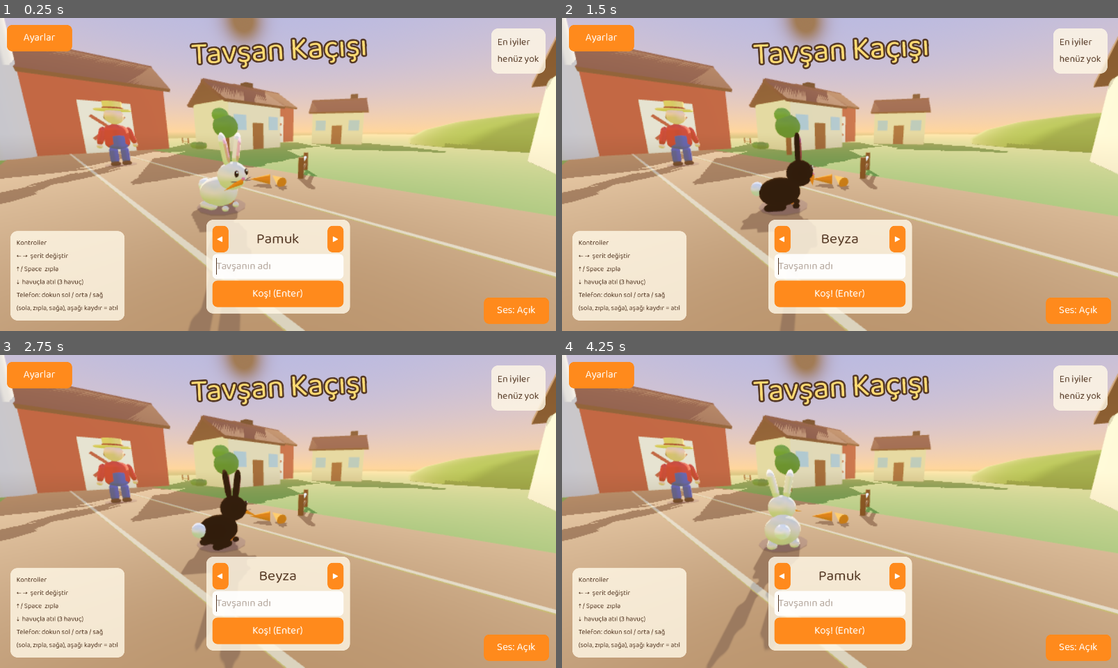
Above: before the commit, frames 1-4 (two rows, left to right).
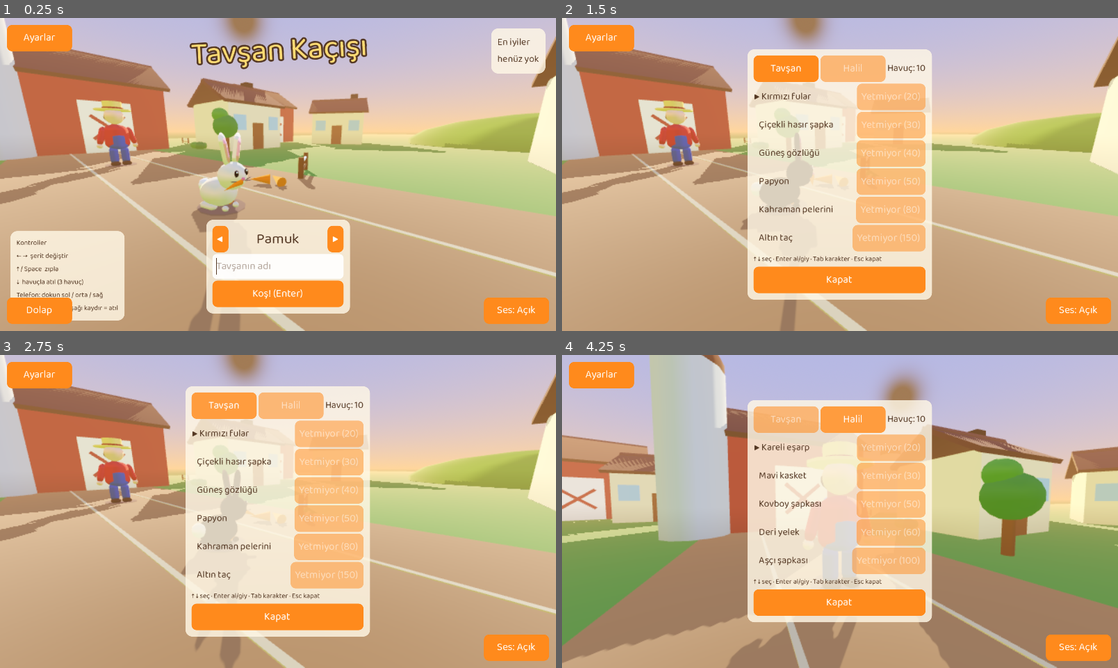
Above: after the commit, the same moments.

Repository: spambotuu3-pixel/tavsan-kacisi
Game: Godot game, scene res://main.tscn
The game is run twice, just before and just after one commit, with the same random seed, the same clock (stepped at 60 frames per second) and the same inputs.
Inputs (mouse positions are in pixels of both pictures, inside the frame that each line leads up to):
- Up to frame 1 (0.25 s): no input
- Up to frame 2 (1.5 s): click "◀" at 0.5 s; click (600, 312) at 1.25 s, where only the run after the commit has a clickable "Dolap"
- Up to frame 3 (2.75 s): click (222, 405) at 2 s, where only the run after the commit has a clickable "Tavşan"
- Up to frame 4 (4.25 s): click (895, 577) at 2.75 s, where only the run before the commit has a clickable "▶"; click (851, 405) at 3.5 s, where only the run after the commit has a clickable "Halil"

The runs differ from the first frame. In frame 1, 1.0% of the frame differs, in the area x 1-13%, y 89-98%; in frame 2, 33%; in frame 3, 33%; in frame 4, 78%, in the area x 0-100%, y 0-100%.

Commit message:
Kıyafet dolabı, havuç kumbarası, bitiş/duraklat Menü düğmesi
Co-Authored-By: Claude Sonnet 5.5 <noreply@anthropic.com>

Diff:
--- a/oyun/dolap.gd
+++ b/oyun/dolap.gd
@@ -1,12 +1,17 @@
 extends CanvasLayer
 # Kıyafet dolabı (PLAN-canlilik-dolap.md K1/K3). Şimdilik ekonomi: havuç cüzdanı, satın alma, giyme ve kayıt.
 # Fonksiyonlar katalogu parametre alır (oyunda M.OUTFITS, testte küçük bir sözlük): {id: {ad, kime, fiyat, yuva, ...}}.
-# Durum: {havuc: int, alinan: [id], giyili: {"tavsan": {yuva: id}, "halil": {yuva: id}}}. Panel K3'te gelecek.
+# Durum: {havuc: int, alinan: [id], giyili: {"tavsan": {yuva: id}, "halil": {yuva: id}}}.
+# Panel: main.gd menüdeki "Dolap" düğmesiyle kurar (setup); değişince changed(kime), kapanınca closed yayar.
+
+signal changed(who: String)
+signal closed
 
 const Secim := preload("res://secim.gd")
 const START_GIFT := 10  # ilk açılışta hediye
 const WIN_HAVUC := 10   # yuvaya varınca ek
 const WHO := ["tavsan", "halil"]
+const WHO_AD := {tavsan = "Tavşan", halil = "Halil"}
 
 
 static func empty_state(havuc: int) -> Dictionary:
@@ -58,16 +63,16 @@
 	var st := empty_state(maxi(havuc, 0) if havuc is int else START_GIFT)
 	if alinan is Array:
 		for id in alinan:
-			if id is String and cat.has(id) and not id in st.alinan:
-				st.alinan.append(id)
+			if (id is String or id is StringName) and cat.has(id) and not String(id) in st.alinan:  # katalog anahtarları StringName
+				st.alinan.append(String(id))
 	for who in WHO:
 		var g = giyili.get(who)
 		if not g is Dictionary:
 			continue
 		for yuva in g:
 			var id = g[yuva]
-			if id is String and id in st.alinan and cat[id].kime == who and cat[id].yuva == yuva:
-				st.giyili[who][yuva] = id
+			if (id is String or id is StringName) and String(id) in st.alinan and cat[id].kime == who and cat[id].yuva == yuva:
+				st.giyili[who][String(yuva)] = String(id)
 	return st
 
 
@@ -89,3 +94,168 @@
 	var after := wallet_after(maxi(cur, 0) if cur is int else START_GIFT, earned(carrots_total, won))
 	Secim.save("cuzdan", {havuc = after})
 	return after
+
+
+# Giyili kıyafetleri modele ekler: gizle renkli temel parçalar çıkar, kıyafet parçaları sona eklenir.
+# rig ({grup: [eklem, [indeks]]}) yeni indekslere taşınır; eklem adı rig'de varsa kıyafet o eklemle oynar. Kaynaklar değişmez.
+static func dress(parts: Array, rig: Dictionary, ids: Array, cat: Dictionary) -> Array:
+	var hide := []
+	for id in ids:
+		hide.append_array(cat[id].get("gizle", []))
+	var out := []
+	var moved := {}  # eski indeks -> yeni
+	for i in parts.size():
+		if not parts[i][1] in hide:
+			moved[i] = out.size()
+			out.append(parts[i])
+	var r := {}
+	for g in rig:
+		r[g] = [rig[g][0], rig[g][1].filter(func(i): return moved.has(i)).map(func(i): return moved[i])]
+	for id in ids:
+		var g = cat[id].get("eklem")
+		for pt in cat[id].parts:
+			if r.has(g):
+				r[g][1].append(out.size())
+			out.append(pt)
+	for g in r.keys():
+		if r[g][1].is_empty():  # tüm parçaları gizlenen grup eklem olmasın
+			r.erase(g)
+	return [out, r]
+
+
+static func worn(st: Dictionary, who: String) -> Array:
+	return st.giyili[who].values()
+
+
+# Liste satırındaki düğme yazısı.
+static func label_for(st: Dictionary, id: String, cat: Dictionary) -> String:
+	if st.giyili[cat[id].kime].get(cat[id].yuva) == id:
+		return "Çıkar"
+	if id in st.alinan:
+		return "Giy"
+	return ("Al (%d)" if can_buy(st, id, cat) else "Yetmiyor (%d)") % cat[id].fiyat
+
+
+# Tek tık: giyiliyse çıkar, alınmışsa giy, alınabiliyorsa al ve giy; yetmiyorsa değişmez.
+static func act(st: Dictionary, id: String, cat: Dictionary) -> Dictionary:
+	if st.giyili[cat[id].kime].get(cat[id].yuva) == id:
+		return unequip(st, id, cat)
+	return equip(buy(st, id, cat), id, cat)
+
+
+# --- Panel ---
+
+var st: Dictionary
+var cat: Dictionary
+var who := "tavsan"
+var sel := 0
+var rows: VBoxContainer
+var money: Label
+var tab_btns := {}
+
+
+func setup(state: Dictionary, catalog: Dictionary, th: Theme) -> void:
+	st = state
+	cat = catalog
+	var c := CenterContainer.new()
+	c.theme = th
+	c.set_anchors_preset(Control.PRESET_FULL_RECT)
+	c.mouse_filter = Control.MOUSE_FILTER_IGNORE
+	add_child(c)
+	var pc := PanelContainer.new()
+	c.add_child(pc)
+	var col := VBoxContainer.new()
+	pc.add_child(col)
+	var top := HBoxContainer.new()
+	col.add_child(top)
+	for w in WHO:
+		tab_btns[w] = button(WHO_AD[w], show_tab.bind(w))
+		top.add_child(tab_btns[w])
+	money = Label.new()
+	money.size_flags_horizontal = Control.SIZE_EXPAND_FILL
+	money.horizontal_alignment = HORIZONTAL_ALIGNMENT_RIGHT
+	top.add_child(money)
+	rows = VBoxContainer.new()
+	col.add_child(rows)
+	var hint := Label.new()
+	hint.text = "↑ ↓ seç · Enter al/giy · Tab karakter · Esc kapat"
+	hint.add_theme_font_size_override("font_size", 16)
+	col.add_child(hint)
+	col.add_child(button("Kapat", close))
+	refresh()
+
+
+func button(text: String, on_press: Callable) -> Button:
+	var b := Button.new()
+	b.text = text
+	b.focus_mode = Control.FOCUS_NONE
+	b.custom_minimum_size = Vector2(150, 52)  # parmak hedefi
+	b.pressed.connect(on_press)
+	return b
+
+
+func ids() -> Array:
+	var out := cat.keys().filter(func(id): return cat[id].kime == who)
+	out.sort_custom(func(a, b): return cat[a].fiyat < cat[b].fiyat)
+	return out
+
+
+func show_tab(w: String) -> void:
+	who = w
+	sel = 0
+	changed.emit(w)  # önizleme kamerası bu karaktere geçsin
+	refresh()
+
+
+func refresh() -> void:
+	money.text = "Havuç: %d" % st.havuc
+	for w in tab_btns:
+		tab_btns[w].modulate.a = 1.0 if w == who else 0.55
+	for r in rows.get_children():
+		r.free()
+	var list := ids()
+	for i in list.size():
+		var id: String = list[i]
+		var row := HBoxContainer.new()
+		rows.add_child(row)
+		var name := Label.new()
+		name.text = ("▶ " if i == sel else "   ") + cat[id].get("ad", id)
+		name.size_flags_horizontal = Control.SIZE_EXPAND_FILL
+		row.add_child(name)
+		var b := button(label_for(st, id, cat), pick.bind(i))
+		b.modulate.a = 0.5 if label_for(st, id, cat).begins_with("Yetmiyor") else 1.0
+		row.add_child(b)
+
+
+func pick(i: int) -> void:
+	sel = i
+	var id: String = ids()[i]
+	var after := act(st, id, cat)
+	if after != st:
+		st = after
+		save_state(st)
+		changed.emit(who)
+	refresh()
+
+
+func close() -> void:
+	closed.emit()
+	queue_free()
+
+
+func _input(e: InputEvent) -> void:
+	if not e.is_pressed() or e.is_echo():
+		return
+	var n := ids().size()
+	if e.is_action_pressed("ui_up") or e.is_action_pressed("ui_down"):
+		sel = wrapi(sel + (-1 if e.is_action_pressed("ui_up") else 1), 0, n)
+		refresh()
+	elif e.is_action_pressed("ui_accept") and n > 0:
+		pick(sel)
+	elif e.is_action_pressed("ui_focus_next"):  # Tab
+		show_tab(WHO[(WHO.find(who) + 1) % WHO.size()])
+	elif e.is_action_pressed("ui_cancel"):
+		close()
+	else:
+		return
+	get_viewport().set_input_as_handled()
--- a/oyun/kalite/senaryo.gd
+++ b/oyun/kalite/senaryo.gd
@@ -6,6 +6,9 @@
 const Secim := preload("res://secim.gd")
 const Main := preload("res://main.gd")
 const Ses := preload("res://ses.gd")
+const Dolap := preload("res://dolap.gd")
+const M := preload("res://modeller.gd")
+const DOLAP_MENU := ["dolap_al", "dolap_yetersiz", "bozuk_dolap_cfg"]  # menüde kalır, koşu başlatmaz
 const END_FRAME := 690
 const SOFRA_END_FRAME := 1000  # kazan_sofra: giriş + en çok 10 sn şölen kendiliğinden bitmeli
 const NAMES := {isim_bos = "", isim_uzun = "Çok-uzun-bir-isim-123", isim_turkce = "Şeker Ğığİ"}
@@ -33,8 +36,22 @@
 	match ad:  # senaryo kendi koşulunu kurar, dışarıdaki betiğe güvenmez
 		"bozuk_cfg": write_cfg("[secim\nskin = = ][[[ çöp")
 		"skor_bos", "ayar_paneli": write_cfg("")  # ayar_paneli ayarları değiştirir: temiz başlar, sonunda temizler
+		"dolap_al": write_cfg("[cuzdan]\nhavuc=100\n")
+		"dolap_yetersiz": write_cfg("[cuzdan]\nhavuc=0\n")
+		"bozuk_dolap_cfg": write_cfg('[cuzdan]\nhavuc="çok"\n[dolap]\nalinan=[1, "yok", "t_tac", "t_tac"]\ngiyili_tavsan={"bas": "h_kovboy", "yuz": 3}\ngiyili_halil=5\n')
+		"kiyafetle_kos": wear_all()
 		"skor_dolu": write_cfg('[skor]\nliste=[%s]\n' % ", ".join(range(5).map(func(i): return '{"isim": "K%d", "puan": %d}' % [i, 900 - i * 10])))
 	change_scene_to_file("res://main.tscn")
+
+
+# Her karakterin her yuvasına bir kıyafet giydirilmiş kayıt (tüm kıyafetler alınmış).
+func wear_all() -> void:
+	write_cfg("")
+	var st := Dolap.empty_state(0)
+	for id in M.OUTFITS:
+		st.alinan.append(String(id))
+		st = Dolap.equip(st, id, M.OUTFITS)
+	Dolap.save_state(st)
 
 
 func write_cfg(text: String) -> void:
@@ -53,7 +70,9 @@
 	var m = current_scene
 	if m == null:
 		return false
-	if ad != "menu" and f == 30:  # menüden başla (isim senaryolarında önce ismi yaz)
+	if ad in DOLAP_MENU:
+		dolap_test(m)
+	elif ad != "menu" and f == 30:  # menüden başla (isim senaryolarında önce ismi yaz)
 		var menu = m.get_children().filter(func(c): return c is Secim)
 		if menu.is_empty():
 			return fail("menü açılmadı")
@@ -76,7 +95,7 @@
 		ayar_test(m)
 	if f == 32:
 		key(KEY_ENTER, false)
-	if f == 60 and ad != "menu":
+	if f == 60 and ad != "menu" and not ad in DOLAP_MENU:
 		key(KEY_SPACE, true)  # açılışı atla
 	if f == 62:
 		key(KEY_SPACE, false)
@@ -294,8 +313,56 @@
 	Input.parse_input_event(e)
 
 
+# Menüde dolabı aç, sırayla: Enter (en ucuz tavşan kıyafeti), Tab (Halil), Enter, Esc. Tuşlar gerçek girdi yolundan.
+func dolap_test(m) -> void:
+	match f:
+		30: m.open_dolap()
+		40: key(KEY_ENTER, true)
+		50: key(KEY_TAB, true)
+		60: key(KEY_ENTER, true)
+		70: key(KEY_ESCAPE, true)
+	if f in [42, 52, 62, 72]:
+		for k in [KEY_ENTER, KEY_TAB, KEY_ESCAPE]:
+			key(k, false)
+
+
+func dolap_check(m) -> String:
+	var st: Dictionary = Dolap.load_state(M.OUTFITS)
+	if m.dolap_st != st:
+		return "oyundaki dolap durumu kayıtla aynı değil"
+	if not m.menu_node.visible or m.get_children().any(func(c): return c is Dolap):
+		return "Esc dolabı kapatıp menüye dönmedi"
+	match ad:
+		"dolap_al":  # 100 → en ucuz tavşan + en ucuz Halil kıyafeti alınıp giyildi
+			var t := String(ids_by_price("tavsan")[0])
+			var h := String(ids_by_price("halil")[0])
+			if st.alinan != [t, h] or st.havuc != 100 - M.OUTFITS[t].fiyat - M.OUTFITS[h].fiyat or Dolap.worn(st, "tavsan") != [t] or Dolap.worn(st, "halil") != [h]:
+				return "alım/giyim yanlış: %s" % st
+		"dolap_yetersiz":
+			if st.havuc != 0 or not st.alinan.is_empty():
+				return "para yokken alım oldu: %s" % st
+		"bozuk_dolap_cfg":
+			if st.havuc != Dolap.START_GIFT or st.alinan != ["t_tac"] or not Dolap.worn(st, "tavsan").is_empty() or not Dolap.worn(st, "halil").is_empty():
+				return "bozuk kayıt temizlenmedi: %s" % st
+	return ""
+
+
+func ids_by_price(who: String) -> Array:
+	var out := M.OUTFITS.keys().filter(func(id): return M.OUTFITS[id].kime == who)
+	out.sort_custom(func(a, b): return M.OUTFITS[a].fiyat < M.OUTFITS[b].fiyat)
+	return out
+
+
 func check(m) -> bool:
-	var want := {menu = "menu", duraklat = "run", ayar_paneli = "run", kazan_sofra = "win", dokunma = "run", menu_enter = "run", ses = "run", kazan = "win", yakalan = "over", tekrar_enter = "run", esc_menu = "menu",
+	if ad in DOLAP_MENU:
+		var why := dolap_check(m)
+		if why != "":
+			return fail(why)
+	if ad == "kiyafetle_kos" and (Dolap.worn(m.dolap_st, "tavsan").size() < 2 or Dolap.worn(m.dolap_st, "halil").size() < 2):
+		return fail("kıyafetler giyili değil")
+	if ad in DOLAP_MENU or ad == "kiyafetle_kos":
+		write_cfg("")  # sonraki senaryolar kıyafetsiz başlasın (ör. animasyon şapka eklemine bakıyor)
+	var want := {dolap_al = "menu", dolap_yetersiz = "menu", bozuk_dolap_cfg = "menu", kiyafetle_kos = "run", menu = "menu", duraklat = "run", ayar_paneli = "run", kazan_sofra = "win", dokunma = "run", menu_enter = "run", ses = "run", kazan = "win", yakalan = "over", tekrar_enter = "run", esc_menu = "menu",
 			animasyon = "run", carpma_ses = "run", isim_bos = "run", isim_uzun = "run", isim_turkce = "run", bolgeler = "run", fare_bos = "run", bozuk_cfg = "over", skor_bos = "over", skor_dolu = "over"}
 	if not want.has(ad):
 		return fail("bilinmeyen senaryo")
--- a/oyun/main.gd
+++ b/oyun/main.gd
@@ -10,6 +10,9 @@
 const THROWN := [["kova", M.METAL, Vector3(0.5, 0.5, 0.5), "y"], ["tırmık", M.WOOD, Vector3(0.12, 0.12, 1.3), "b"],
 		["yumurta", M.EGG_WHITE, Vector3(0.3, 0.4, 0.3), "s"], ["lahana", M.CABBAGE_LIGHT, Vector3(0.55, 0.5, 0.55), "s"]]  # [ad, renk, boyut, şekil]; etki ada göre
 const Secim := preload("res://secim.gd")
+const Dolap := preload("res://dolap.gd")  # kıyafet dolabı ve havuç cüzdanı
+const MENU_HALIL_CAM := Vector3(1.4, 0.5, -3.2)  # dolapta Halil önizlemesi, Halil'e göre (Tasarımcı ayarlar)
+const MENU_HALIL_LOOK := Vector3(0, 0.3, 0)
 const Ses := preload("res://ses.gd")  # kodla üretilen sesler
 
 # Menü ve Bölüm 1 (PLAN-karakter-secimi.md, PLAN-bolum1.md)
@@ -239,6 +242,10 @@
 var msg_label: Label
 var end_box: CenterContainer
 var end_label: Label
+var end_menu_btn: Button
+var dolap_btn: Button
+var dolap_st: Dictionary  # cüzdan + alınan/giyili kıyafetler (Dolap.load_state)
+var menu_node: CanvasLayer
 
 # Arayüz renkleri (Tasarımcı ayarlar)
 const HUD_BG := Color(1.0, 0.97, 0.9, 0.82)
@@ -443,9 +450,9 @@
 	for g in pose:
 		if g == "body":
 			body(n).rotation = pose[g]
-		else:
+		elif joints.has(g):  # kıyafet bir grubun bütün parçalarını gizlemiş olabilir (ör. hasır şapka)
 			joints[g].rotation = pose[g]
-	if kind == "halil":
+	if kind == "halil" and joints.has("hat"):  # kıyafet şapkayı gizleyip eklem bırakmamış olabilir
 		joints.hat.position.y = M.RIG_HALIL.hat[0].y + absf(sin(t * 10.0 + ph)) * 0.04  # şapka hafif zıplar
 
 
@@ -593,10 +600,10 @@
 	burst_pool(M.CARROT_C, 12, Vector2(1.0, 2.5))
 	make_world()
 	var choice := Secim.load_choice()
+	dolap_st = Dolap.load_state(M.OUTFITS)
 	make_rabbit(choice.skin)
 	rabbit_name = Secim.clean_name(choice.isim, M.RABBIT_SKINS[choice.skin].ad)
-	halil = model(M.HALIL, Vector3(0, 1, 7), null, M.RIG_HALIL)
-	model(M.SHADOW_BLOB, Vector3(0, -0.98, 0), halil).scale = Vector3.ONE * 1.3
+	make_halil()
 	cam = Camera3D.new()
 	var cam_fx := CameraAttributesPractical.new()  # minyatür oyuncak dünya: uzak tepeler hafif bulanık
 	cam_fx.dof_blur_far_enabled = true
@@ -618,6 +625,7 @@
 		cam.position = rabbit.position + MENU_CAM
 		cam.look_at(rabbit.position + MENU_LOOK)
 		var menu := Secim.new()
+		menu_node = menu
 		add_child(menu)
 		var t := ui_theme()
 		for c in menu.get_children():
@@ -690,8 +698,13 @@
 	var end_panel := PanelContainer.new()
 	end_panel.add_theme_stylebox_override("panel", rounded(HUD_BG, 24))
 	end_box.add_child(end_panel)
-	end_label = hud_label(end_panel, 28)  # tablo da sığsın
+	var end_col := VBoxContainer.new()
+	end_panel.add_child(end_col)
+	end_label = hud_label(end_col, 28)  # tablo da sığsın
 	end_label.horizontal_alignment = HORIZONTAL_ALIGNMENT_CENTER
+	end_menu_btn = ui_button("Menü", Vector2(200, 60), to_menu, 28)  # telefonda Esc yok
+	end_menu_btn.size_flags_horizontal = Control.SIZE_SHRINK_CENTER
+	end_col.add_child(end_menu_btn)
 	blind_rect = Panel.new()  # kova karartması: ekranın üst yarısı, alt kenarı kova ağzı gibi yay
 	var bsb := rounded(BLIND_COLOR, 0)
 	bsb.corner_radius_bottom_left = 600
@@ -883,6 +896,9 @@
 	set_btn = ui_button("Ayarlar", SND_BTN, open_settings)
 	set_btn.visible = false
 	layer.add_child(set_btn)
+	dolap_btn = ui_button("Dolap", SND_BTN, open_dolap)
+	dolap_btn.visible = false
+	layer.add_child(dolap_btn)
 	pause_box = Control.new()
 	pause_box.theme = ui_theme()
 	pause_box.set_anchors_preset(Control.PRESET_FULL_RECT)
@@ -903,6 +919,7 @@
 	prow.alignment = BoxContainer.ALIGNMENT_CENTER
 	prow.add_child(ui_button("Devam", Vector2(180, 60), resume_game, 28))
 	prow.add_child(ui_button("Ayarlar", Vector2(180, 60), open_settings, 28))
+	prow.add_child(ui_button("Menü", Vector2(180, 60), to_menu, 28))
 	pcol.add_child(prow)
 	set_panel = centered(pause_box)
 	set_panel.visible = false
@@ -958,7 +975,8 @@
 		turn = rabbit.rotation.y
 		rabbit.free()
 	skin = s
-	rabbit = model(Secim.skin_parts(M.RABBIT, M.RABBIT_SKINS[s]), Vector3(0, 0.3, 0), null, M.RIG_RABBIT)
+	var dressed := Dolap.dress(Secim.skin_parts(M.RABBIT, M.RABBIT_SKINS[s]), M.RIG_RABBIT, Dolap.worn(dolap_st, "tavsan"), M.OUTFITS)
+	rabbit = model(dressed[0], Vector3(0, 0.3, 0), null, dressed[1])
 	rabbit.rotation.y = turn
 	bucket = model(M.BUCKET_HAT, Vector3.ZERO, body(rabbit))  # body altında: sallanmayla oynar
 	bucket.visible = false
@@ -967,12 +985,59 @@
 	rabbit.add_child(run_dust)
 
 
+# Halil'i giyili kıyafetleriyle kurar; dolapta değişince eskisinin yerine geçer (yeri ve dönüşü korunur).
+func make_halil() -> void:
+	var at := Vector3(0, 1, 7)
+	if halil:
+		at = halil.position
+		halil.free()
+	var dressed := Dolap.dress(M.HALIL, M.RIG_HALIL, Dolap.worn(dolap_st, "halil"), M.OUTFITS)
+	halil = model(dressed[0], at, null, dressed[1])
+	model(M.SHADOW_BLOB, Vector3(0, -0.98, 0), halil).scale = Vector3.ONE * 1.3
+
+
+func open_dolap() -> void:
+	play("click")
+	menu_node.visible = false
+	menu_node.set_process_input(false)  # menünün Enter/↑↓ kısayolları dolapta çalışmasın
+	dolap_btn.visible = false
+	var d := Dolap.new()
+	add_child(d)
+	d.setup(dolap_st, M.OUTFITS, ui_theme())
+	d.changed.connect(func(who):
+		dolap_st = d.st
+		if who == "tavsan":
+			make_rabbit(skin)
+		else:
+			make_halil()
+		menu_cam(who))
+	d.closed.connect(func():
+		dolap_st = d.st
+		menu_node.visible = true
+		menu_node.set_process_input(true)
+		menu_node.name_box.grab_focus()  # gizlenince kaybolan odak geri gelsin, isim yazılabilsin
+		dolap_btn.visible = true
+		menu_cam("tavsan"))
+
+
+func menu_cam(who: String) -> void:
+	var target := halil if who == "halil" else rabbit
+	cam.position = target.position + (MENU_HALIL_CAM if who == "halil" else MENU_CAM)
+	cam.look_at(target.position + (MENU_HALIL_LOOK if who == "halil" else MENU_LOOK))
+
+
+func to_menu() -> void:
+	go_menu = true
+	get_tree().reload_current_scene()
+
+
 func on_start(isim: String) -> void:
 	rabbit_name = isim
 	rabbit.position.x = INTRO_X
 	rabbit.rotation.y = INTRO_FACE
 	hud_panel.visible = true
 	place_snd(false)
+	dolap_btn.visible = false
 	follow_cam(0.0)
 	close_panels()
 	state = "intro"
@@ -1031,7 +1096,8 @@
 			pop(INTRO_GO, HUD_WARN)  # atlanınca da görünsün (henüz çıkmadıysa)
 		intro_t = INTRO_TIME
 	elif state == "over" or state == "win":
-		var again: bool = (e is InputEventKey and e.keycode in [KEY_ENTER, KEY_KP_ENTER]) or (e is InputEventJoypadButton and e.button_index == JOY_BUTTON_A) or e is InputEventScreenTouch
+		var again: bool = (e is InputEventKey and e.keycode in [KEY_ENTER, KEY_KP_ENTER]) or (e is InputEventJoypadButton and e.button_index == JOY_BUTTON_A) \
+				or (e is InputEventScreenTouch and not end_menu_btn.get_global_rect().has_point(e.position))  # Menü düğmesine dokunuş tekrar koşturmasın
 		var menu: bool = (e is InputEventKey and e.keycode == KEY_ESCAPE) or (e is InputEventJoypadButton and e.button_index == JOY_BUTTON_B)
 		if again or menu:
 			go_menu = menu
@@ -1544,8 +1610,10 @@
 	var entry := {isim = rabbit_name, puan = pts}
 	var table := Secim.insert_score(Secim.load_scores(), entry)
 	Secim.save("skor", {liste = table})  # şölen yarıda kapansa da puan kaybolmaz
+	dolap_st.havuc = Dolap.bank_run(carrots_total, won)  # kumbara hemen kaydedilir
 	var title := ("%s yuvada şölen yaptı!\nHalil eli boş döndü." % rabbit_name) if won else ("Halil yakaladı: %s" % rabbit_name)
-	end_text = "%s\nPuan: %d\n\nEn iyiler\n%s\n\nEnter / dokun: tekrar koş    Esc: menü" % [title, pts, Secim.score_lines(table, table.find_custom(func(e): return is_same(e, entry)))]  # aynı puanlı eski kayıt değil, bu kayıt
+	end_text = "%s\nPuan: %d    Kumbara: +%d (%d havuç)\n\nEn iyiler\n%s\n\nEnter / dokun: tekrar koş    Esc: menü" % [title, pts,
+			Dolap.earned(carrots_total, won), dolap_st.havuc, Secim.score_lines(table, table.find_custom(func(e): return is_same(e, entry)))]  # aynı puanlı eski kayıt değil, bu kayıt
 	if won:
 		begin_feast()
 	else:
@@ -1799,6 +1867,9 @@
 func place_snd(menu: bool) -> void:
 	snd_btn.set_anchors_and_offsets_preset(Control.PRESET_BOTTOM_RIGHT if menu else Control.PRESET_TOP_RIGHT, Control.PRESET_MODE_MINSIZE, 16)
 	set_btn.visible = menu  # menüde sol üst köşe (orada başka şey yok)
+	dolap_btn.visible = menu
+	dolap_btn.set_anchors_and_offsets_preset(Control.PRESET_BOTTOM_LEFT, Control.PRESET_MODE_MINSIZE, 16)
+	dolap_btn.grow_horizontal = Control.GROW_DIRECTION_END
 	set_btn.set_anchors_and_offsets_preset(Control.PRESET_TOP_LEFT, Control.PRESET_MODE_MINSIZE, 16)
 	set_btn.grow_horizontal = Control.GROW_DIRECTION_END
 	set_btn.grow_vertical = Control.GROW_DIRECTION_END
--- a/oyun/test.gd
+++ b/oyun/test.gd
@@ -60,10 +60,13 @@
 		[Dolap.clean_dolap(-5, ["sapka", "yok", 3, "sapka"], {tavsan = {kafa = "kovboy", boyun = "fular"}, halil = "x"}, CAT),
 				{havuc = 0, alinan = ["sapka"], giyili = {tavsan = {}, halil = {}}}, "bozuk dolap kaydı temizlenir"],
 		[Dolap.clean_dolap("x", null, {}, CAT).havuc, Dolap.START_GIFT, "kayıt yoksa ilk hediye"],
+		[Dolap.clean_dolap(5, [&"sapka"], {tavsan = {&"kafa": &"sapka"}}, CAT), {havuc = 5, alinan = ["sapka"], giyili = {tavsan = {kafa = "sapka"}, halil = {}}}, "StringName kimlikli kayıt da okunur"],
 		[Mod.OUTFITS.keys().filter(func(id): var o: Dictionary = Mod.OUTFITS[id]; return not (o.get("kime") in Dolap.WHO and o.get("fiyat") is int and o.fiyat > 0 and o.get("yuva") is String and o.get("parts") is Array)), [],
 				"kıyafet verisi dolap sözleşmesine uyuyor (kime, fiyat > 0, yuva, parts)"],
 		[Mod.OUTFITS.keys().all(func(id): return Dolap.equip(Dolap.buy(Dolap.empty_state(1000), id, Mod.OUTFITS), id, Mod.OUTFITS).giyili[Mod.OUTFITS[id].kime].get(Mod.OUTFITS[id].yuva) == id), true,
 				"her gerçek kıyafet alınıp giyilebiliyor"],
+		[dress_ok(), true, "kıyafet: gizlenen parça çıkar, eklem indeksleri kayar, kafa kıyafeti eklemle oynar"],
+		[dolap_act(), ["Al (25)", "Çıkar", "Giy", "Yetmiyor (60)", 75], "dolap düğmesi: al+giy, çıkar, yeniden giy; para yetmiyor"],
 		[dolap_kayit(), true, "dolap kaydı gidip gelir, koşu kazancı cüzdana eklenir (test dosyası)"],
 		[Main.HIT_SND.keys().map(func(k): return Main.hit_snd(k)), Main.HIT_SND.values(), "engel türü ses anahtarına eşlenir"],
 		[[Main.hit_snd(""), Main.hit_snd("bilinmez")], ["bonk", "bonk"], "bilinmeyen engel türü eski çarpma sesini çalar"],
@@ -87,6 +90,26 @@
 	var halil := Dolap.equip(Dolap.buy(st, "kovboy", CAT), "kovboy", CAT)
 	var off := Dolap.unequip(halil, "tac", CAT)
 	return [halil.giyili.tavsan.kafa, halil.giyili.halil.kafa, off.giyili.tavsan.get("kafa", "") + Dolap.equip(off, "fular", CAT).giyili.tavsan.get("boyun", "")]
+
+
+func dress_ok() -> bool:
+	var red := Color.RED
+	var parts := [[Vector3.ONE, Color.BLUE, Vector3.ZERO], [Vector3.ONE, red, Vector3.ZERO], [Vector3.ONE, Color.GREEN, Vector3.ZERO]]
+	var rig := {hat = [Vector3.UP, [1]], leg = [Vector3.ZERO, [2]]}
+	var cat := {s = {kime = "halil", yuva = "bas", fiyat = 1, gizle = [red], eklem = "hat", parts = [[Vector3.ONE, Color.WHITE, Vector3.ZERO]]}}
+	var d := Dolap.dress(parts, rig, ["s"], cat)
+	var bare := Dolap.dress(parts, rig, [], cat)
+	return d[0].size() == 3 and d[0][2][1] == Color.WHITE and d[1].leg[1] == [1] and d[1].hat[1] == [2] \
+			and bare[0] == parts and bare[1] == rig and rig.hat[1] == [1] and parts.size() == 3  # kaynak bozulmadı
+
+
+func dolap_act() -> Array:
+	var st := Dolap.empty_state(100)
+	var a := Dolap.label_for(st, "sapka", CAT)
+	st = Dolap.act(st, "sapka", CAT)
+	var b := Dolap.label_for(st, "sapka", CAT)
+	var off := Dolap.act(st, "sapka", CAT)
+	return [a, b, Dolap.label_for(off, "sapka", CAT), Dolap.label_for(Dolap.empty_state(10), "fular", CAT), off.havuc]
 
 
 func dolap_kayit() -> bool:  # kullanıcının ayar.cfg'si değil, geçici dosya
Not shown, changed: docs/index.pck
Not shown, added: oyun/kalite/ayar.cfg.yedek
Not shown, changed: oyun/kalite/kapi.sh
